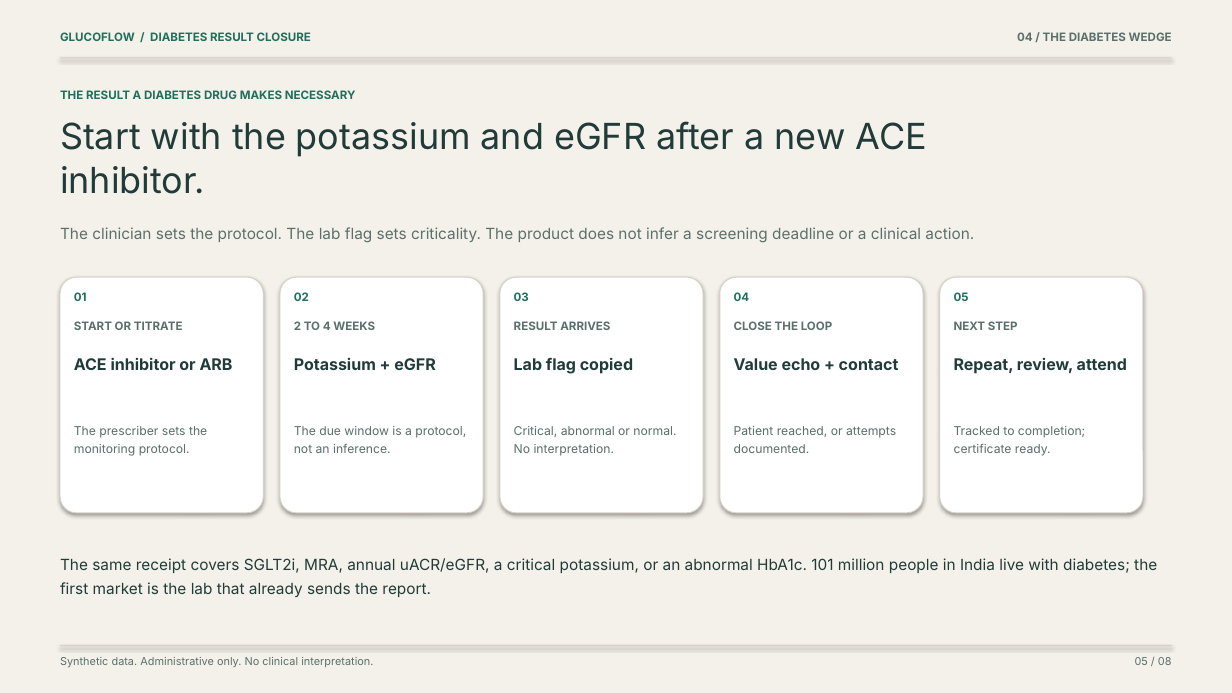
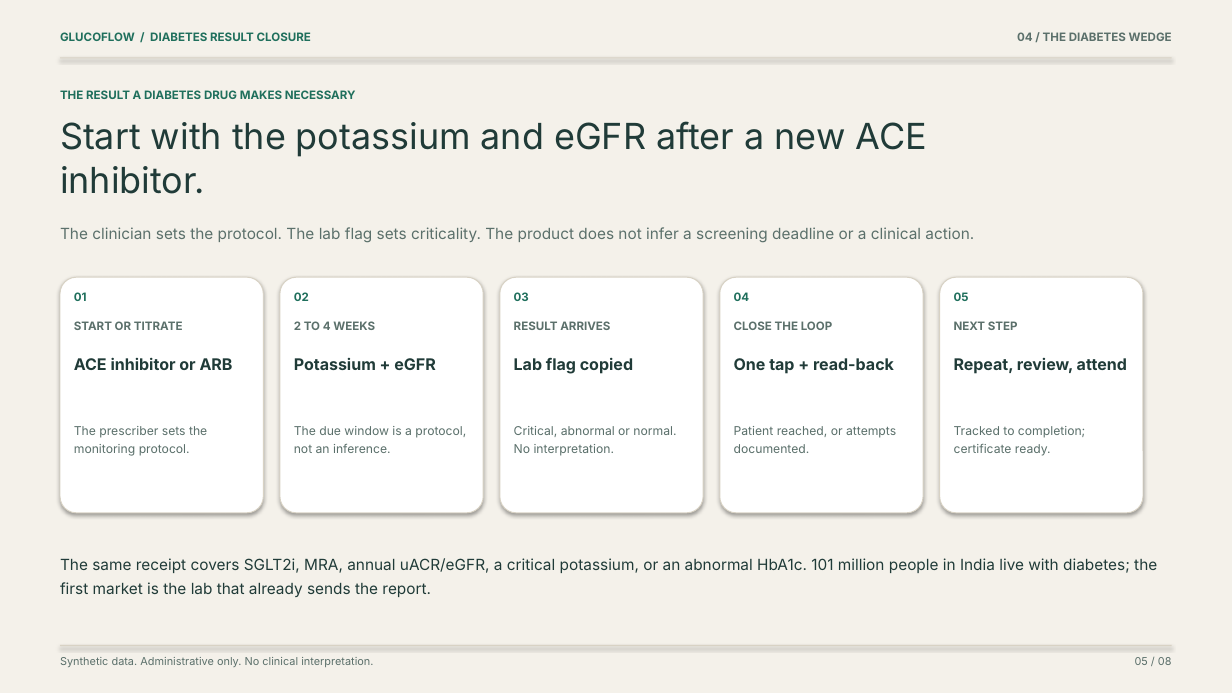
Before and after one commit to wysh3/glucoflow, a slide deck: slide 5 of deliverables/final/Result_Ledger_Deck.pptx. Drawn at 1232x693 pixels with LibreOffice and Linux fonts; fonts in the diff are those of the drawing. Boxes give left, top, right and bottom in pixels: in the first picture for what was removed or moved away, otherwise in the second. Text is boxed around its words. In the diff, an @@ line names an element or a change of style, - is before the commit and + after.

Commit message:
docs: rebuild the deck and brief around the four-surface product
Update both documents to the one-tap line, nurse read-back, desk hold and
quality register. Refresh the test counts, the evidence page, the demo script,
the judge QA and the submission answers.

```diff
--- a/deliverables/final/Result_Ledger_Deck.pptx
+++ b/deliverables/final/Result_Ledger_Deck.pptx
@@ text at bbox=[734, 358, 894, 374]: text changed @@
-Value echo + contact
+One tap + read-back
```
Also in this commit, not shown: 6 other slides changed, 10 other files.
